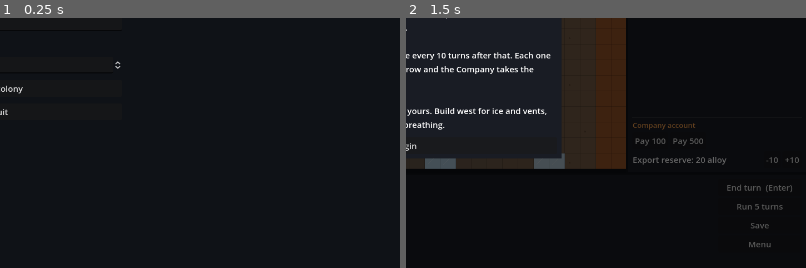
Above: before the commit, frames 1-2 (left to right).
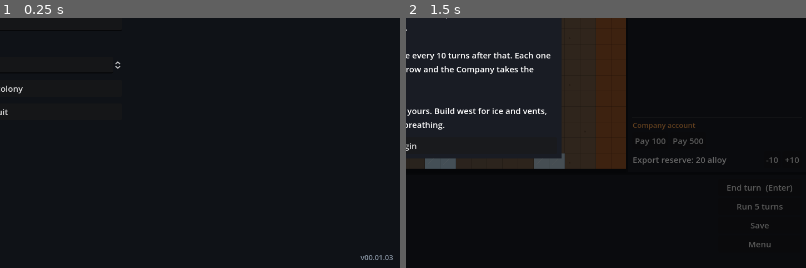
Above: after the commit, the same moments.

Repository: Zephino/Lastborn_Colony
Game: Godot game, scene res://scenes/main.tscn
Same seed, same stepped clock (60 frames per second), same inputs: the game is played once before the commit and once after it.
Inputs:
- Up to frame 1 (0.25 s): no input
- Up to frame 2 (1.5 s): click "New colony" at 0.5 s; click "Menu" at 1.25 s
The pictures show only the part of the screen within x 50-100%, y 50-100%; the shares and areas given below are measured in that part.

The runs differ from the first frame. In frame 1, less than 0.1% of the frame differs, in the area x 90-99%, y 94-97%; in frame 2, nothing differs.

Commit message:
v00.01.03: AI rules and license from Mythriven, full changelog
Co-Authored-By: Claude Opus 5.5 <noreply@anthropic.com>
Claude-Session: https://claude.ai/code/session_015nF5MxT1rKKJAh7GkSbxvp

Diff:
--- a/project.godot
+++ b/project.godot
@@ -12,7 +12,7 @@
 
 config/name="Lastborn Colony"
 config/description="A turn-based colony on the edge between night and day."
-config/version="0.1.0"
+config/version="00.01.03"
 run/main_scene="res://scenes/main.tscn"
 config/features=PackedStringArray("4.3", "GL Compatibility")
 config/icon="res://icon.svg"
--- a/scripts/ui/main.gd
+++ b/scripts/ui/main.gd
@@ -77,10 +77,13 @@
 func show_title() -> void:
 	_clear_screen()
 	state = {}
+	var root := Control.new()
+	root.set_anchors_and_offsets_preset(Control.PRESET_FULL_RECT)
+	add_child(root)
+	screen = root
 	var center := CenterContainer.new()
 	center.set_anchors_and_offsets_preset(Control.PRESET_FULL_RECT)
-	add_child(center)
-	screen = center
+	root.add_child(center)
 	var box := VBoxContainer.new()
 	box.custom_minimum_size = Vector2(420, 0)
 	box.add_theme_constant_override("separation", 12)
@@ -108,6 +111,9 @@
 			var label := "Load saved game" if slot == "manual" else "Load autosave"
 			box.add_child(_button(label, func() -> void: _load(slot)))
 	box.add_child(_button("Quit", func() -> void: get_tree().quit()))
+	var version := _label("v" + str(ProjectSettings.get_setting("application/config/version", "")), 13, Color(0.55, 0.6, 0.66))
+	root.add_child(version)
+	version.set_anchors_and_offsets_preset(Control.PRESET_BOTTOM_RIGHT, Control.PRESET_MODE_MINSIZE, 12)
 
 
 func _on_new_colony(name_edit: LineEdit, seed_box: SpinBox) -> void:
Not shown, added: .cursor/rules/accessibility-for-interfaces.mdc
Not shown, added: .cursor/rules/bug-investigation.mdc
Not shown, added: .cursor/rules/changelog.mdc
Not shown, added: .cursor/rules/dependencies.mdc
Not shown, added: .cursor/rules/documentation.mdc
Not shown, added: .cursor/rules/git-workflow.mdc
Not shown, added: .cursor/rules/lastborn.mdc
Not shown, added: .cursor/rules/testing.mdc
Not shown, added: .cursor/rules/think-before-acting.mdc
Not shown, added: .cursor/rules/version.mdc
Not shown, added: AGENTS.md
Not shown, added: CHANGELOG.md
(and 2 more such lines)
